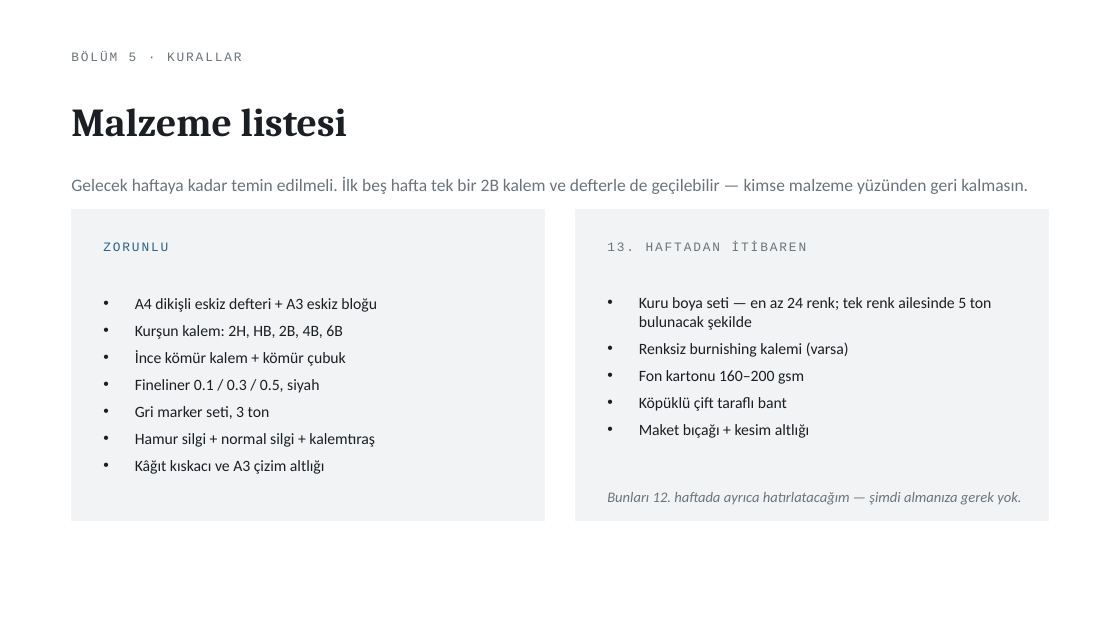
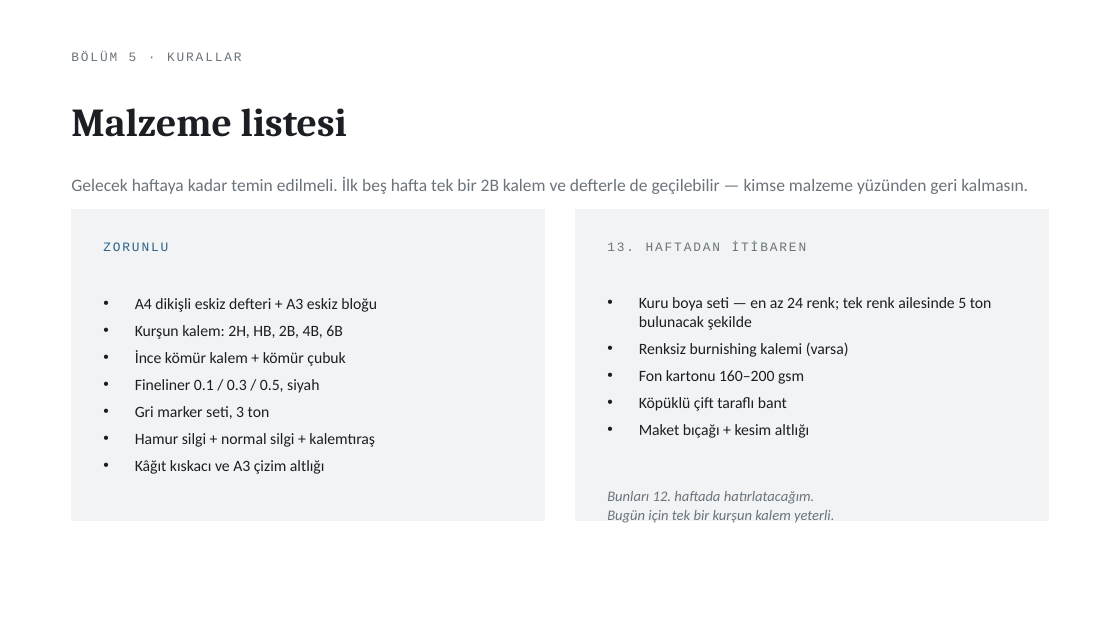
Before and after one commit to bunal91/sanat-ve-mekan, a slide deck: slide 32 of ders/serbest-cizim-teknikleri/02-1hafta-sunum.pptx (slide 31 before the commit). Drawn at 1120x630 pixels with LibreOffice and Linux fonts; fonts in the diff are those of the drawing. Boxes give left, top, right and bottom in pixels: in the first picture for what was removed or moved away, otherwise in the second. Text is boxed around its words. In the diff, an @@ line names an element or a change of style, - is before the commit and + after.

```diff
--- a/ders/serbest-cizim-teknikleri/02-1hafta-sunum.pptx
+++ b/ders/serbest-cizim-teknikleri/02-1hafta-sunum.pptx
@@ text at (x1=607, y1=491, x2=834, y2=523): text changed @@
-Bunları 12. haftada ayrıca hatırlatacağım — şimdi almanıza gerek yok.
+Bunları 12. haftada hatırlatacağım.
+Bugün için tek bir kurşun kalem yeterli.
```
Also in this commit, not shown: 12 other slides changed, 5 slides added, 4 slides removed, 2 other files.
